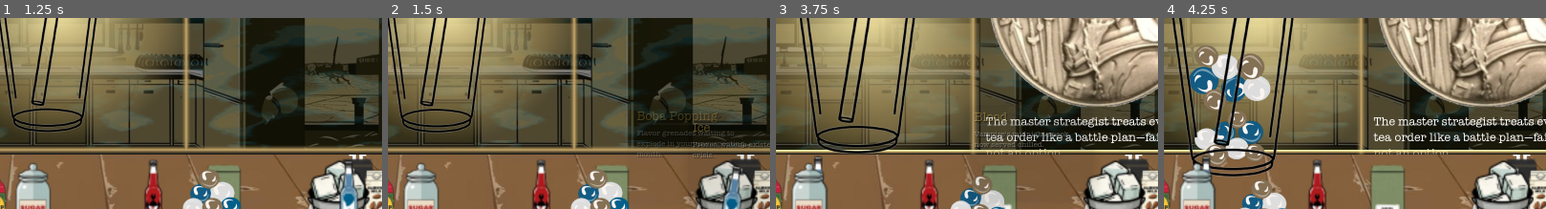
Above: before the commit, frames 1-4 (left to right).
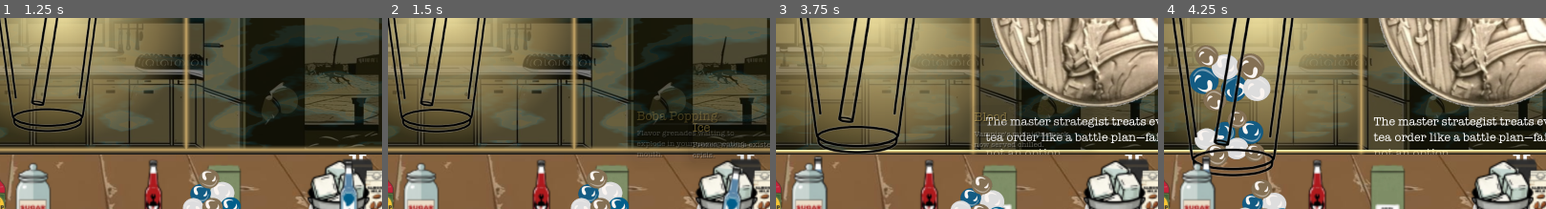
Above: after the commit, the same moments.

Repository: crtherin/sixinsync
Game: Godot game, scene res://main/main.tscn
Two runs of this game, one before a commit and one after it. Both use one fixed random seed, a clock stepped at 60 frames per second and the inputs below.
Inputs (mouse positions are % of the whole screen's width and height, from its top left):
- Up to frame 1 (1.25 s): tap Enter at 0.5 s; drag from (50, 38) to (60, 28) at 0.52 s
- Up to frame 2 (1.5 s): drag from (89, 88) to (45, 70) at 1.27 s
- Up to frame 3 (3.75 s): move the mouse to (71, 89) at 2.02 s; tap Q at 2.1 s; click (71, 89) at 2.17 s; drag from (16, 88) to (20, 35) at 2.77 s; drag from (70, 88) to (55, 50) at 3.52 s
- Up to frame 4 (4.25 s): no input
The pictures show only the part of the screen within x 42-92%, y 40-90%; the shares and areas given below are measured in that part.

Frame 1 is identical in both runs. In frame 2, 0.6% of the frame differs, in the area x 82-98%, y 81-96%; in frame 3, less than 0.1%; in frame 4, nothing differs.

Commit message:
Fixed the item tooltip size issue when the tooltip was bigger than it should be

Diff:
--- a/main/item.gd
+++ b/main/item.gd
@@ -69,6 +69,7 @@
 
 	LabelTooltipTitle.text = data.title
 	LabelTooltipDescription.text = data.description
+	PanelTooltip.size = Vector2.ZERO
 
 	# Local updates
 	if Engine.is_editor_hint():
--- a/main/item.tscn
+++ b/main/item.tscn
@@ -40,8 +40,8 @@
 [node name="PanelTooltip" type="PanelContainer" parent="."]
 unique_name_in_owner = true
 layout_mode = 1
-offset_right = 240.0
-offset_bottom = 205.0
+offset_right = 260.0
+offset_bottom = 234.0
 mouse_filter = 2
 theme_override_styles/panel = SubResource("StyleBoxFlat_ukmov")
 
